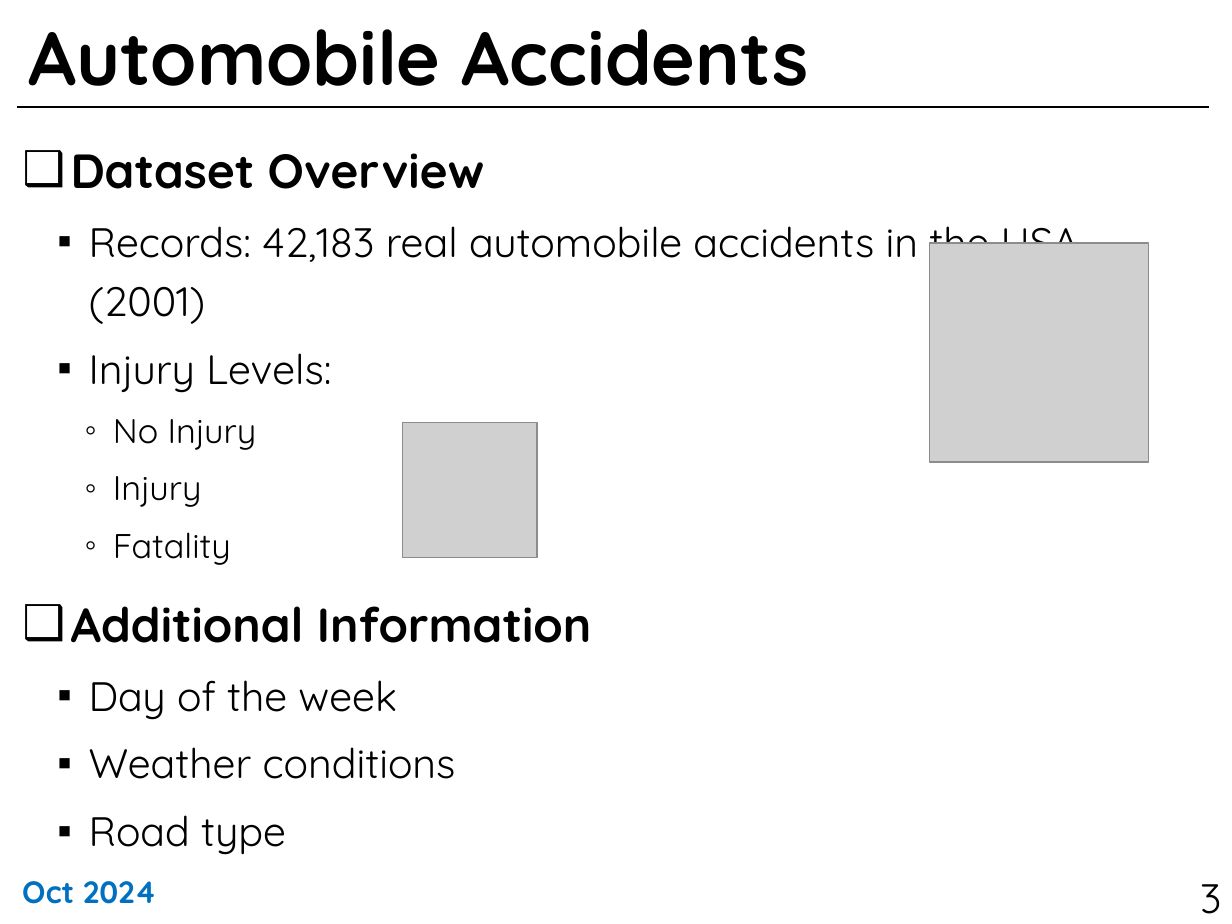
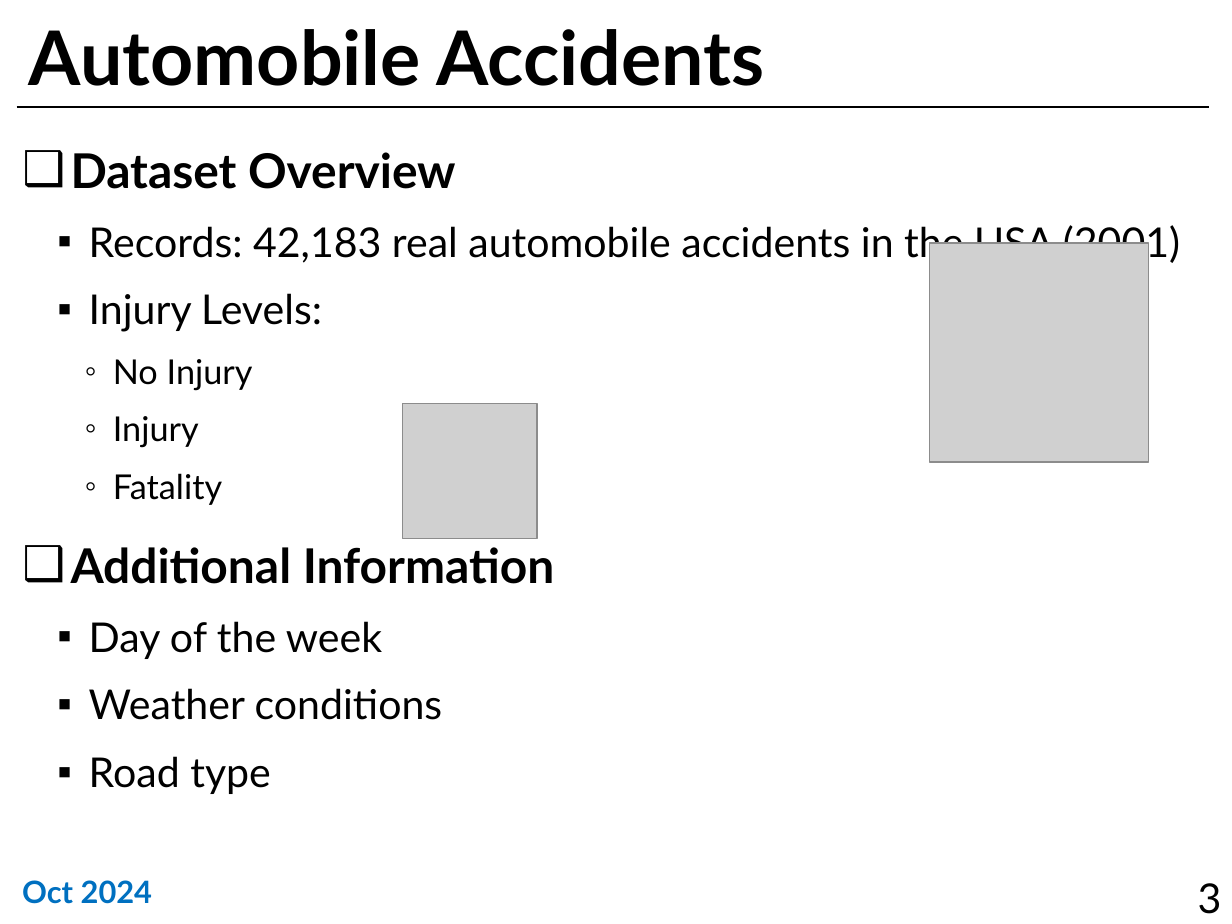
Before and after one commit to sunukkim98/DataAnalysis, a slide deck: slide 3 of mid_term_project/data_analysis_midterm_project_slide.pptx. Drawn at 1232x924 pixels with LibreOffice and Linux fonts; fonts in the diff are those of the drawing; grey boxes stand for pictures. Boxes give left, top, right and bottom in pixels: in the first picture for what was removed or moved away, otherwise in the second. Text is boxed around its words. In the diff, an @@ line names an element or a change of style, - is before the commit and + after.

```diff
--- a/mid_term_project/data_analysis_midterm_project_slide.pptx
+++ b/mid_term_project/data_analysis_midterm_project_slide.pptx
@@ picture moved from (x1=403, y1=423, x2=537, y2=557) to (x1=403, y1=404, x2=537, y2=538) @@
@@ font Quicksand to Lato in 4 elements at (x1=29, y1=29, x2=764, y2=86), (x1=71, y1=152, x2=1180, y2=794), (x1=1198, y1=883, x2=1222, y2=914), (x1=22, y1=880, x2=152, y2=904) @@
```
Also in this commit, not shown: 27 other slides changed, 4 slides added.
